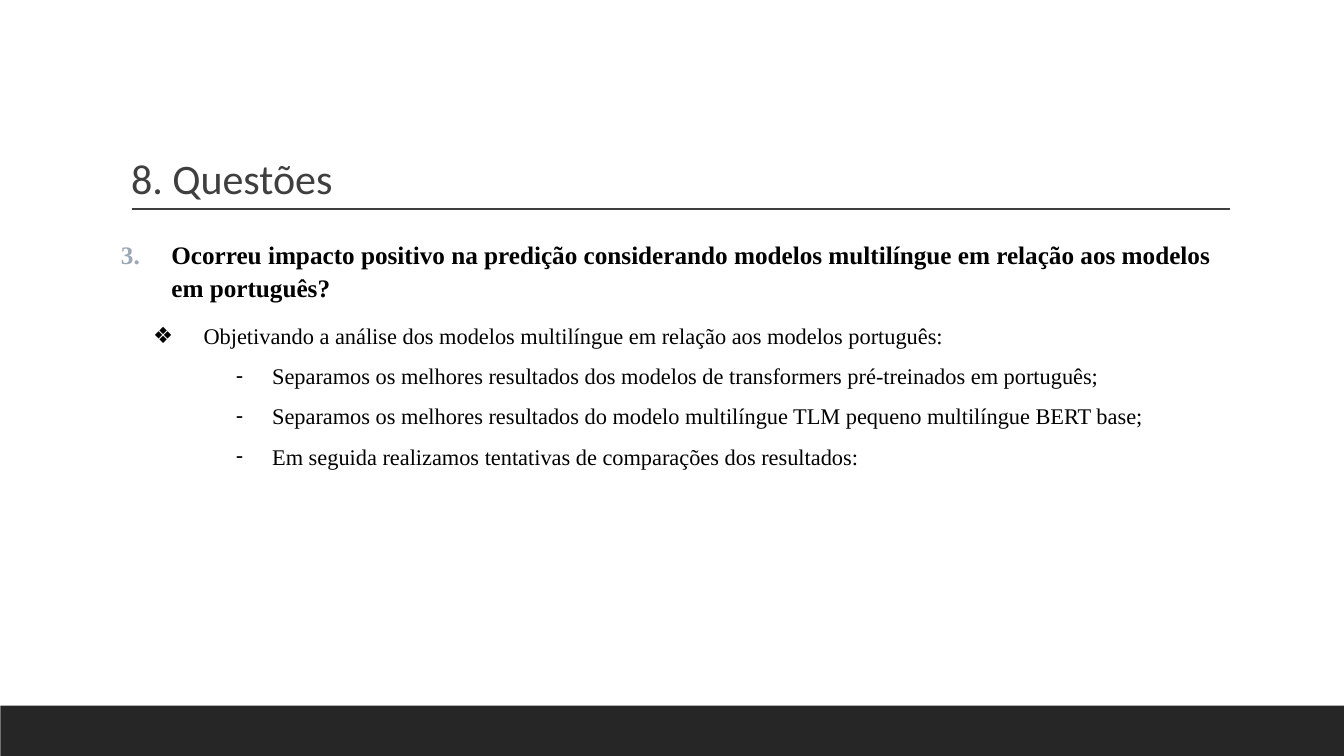
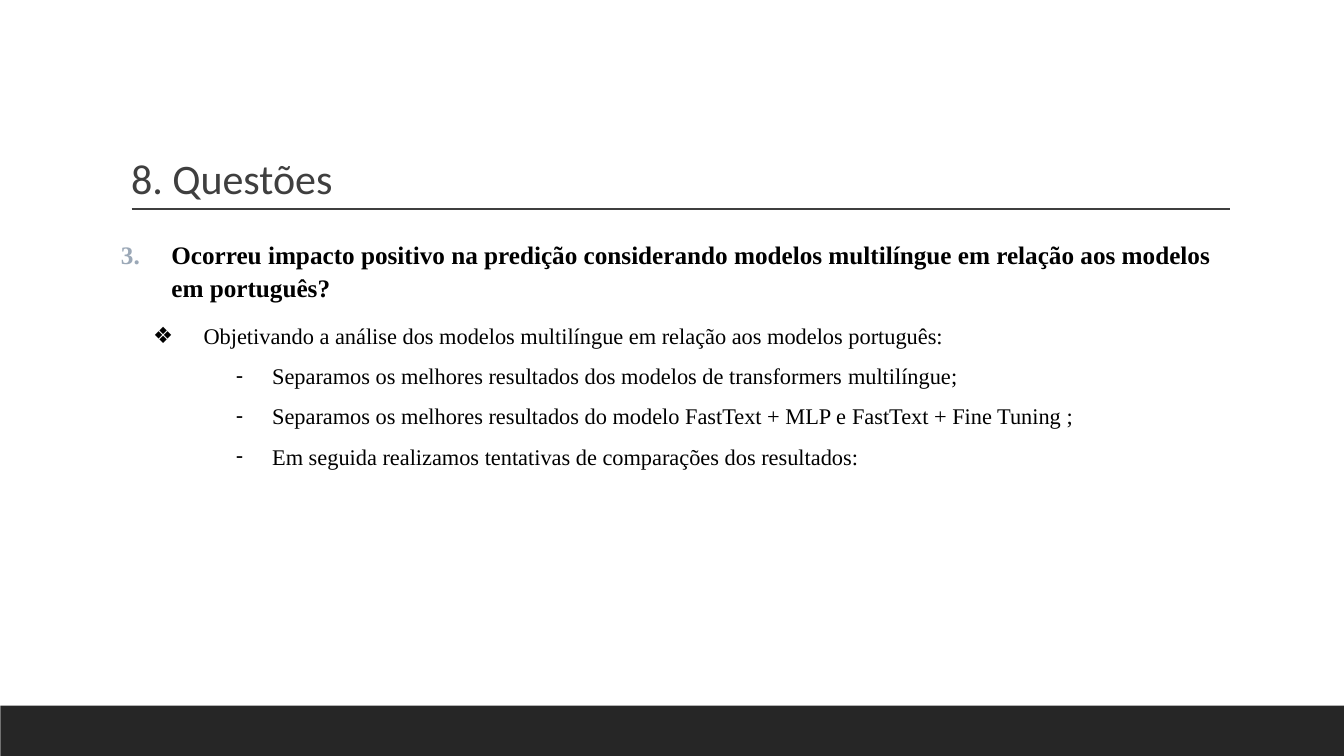
Before and after one commit to brugnaro2022/nlp, a slide deck: slide 29 of documents/Projeto_PLN_v_2.pptx. Drawn at 1344x756 pixels with LibreOffice and Linux fonts; fonts in the diff are those of the drawing. Boxes give left, top, right and bottom in pixels: in the first picture for what was removed or moved away, otherwise in the second. Text is boxed around its words. In the diff, an @@ line names an element or a change of style, - is before the commit and + after.

```diff
--- a/documents/Projeto_PLN_v_2.pptx
+++ b/documents/Projeto_PLN_v_2.pptx
@@ text at [272,368,1061,429]: text changed @@
-– Separamos os melhores resultados dos modelos de transformers pré-treinados em português;
-– Separamos os melhores resultados do modelo multilíngue TLM pequeno multilíngue BERT base;
+– Separamos os melhores resultados dos modelos de transformers multilíngue;
+– Separamos os melhores resultados do modelo FastText + MLP e FastText + Fine Tuning ;
```
Also in this commit, not shown: 1 other slide changed, 29 other files.
